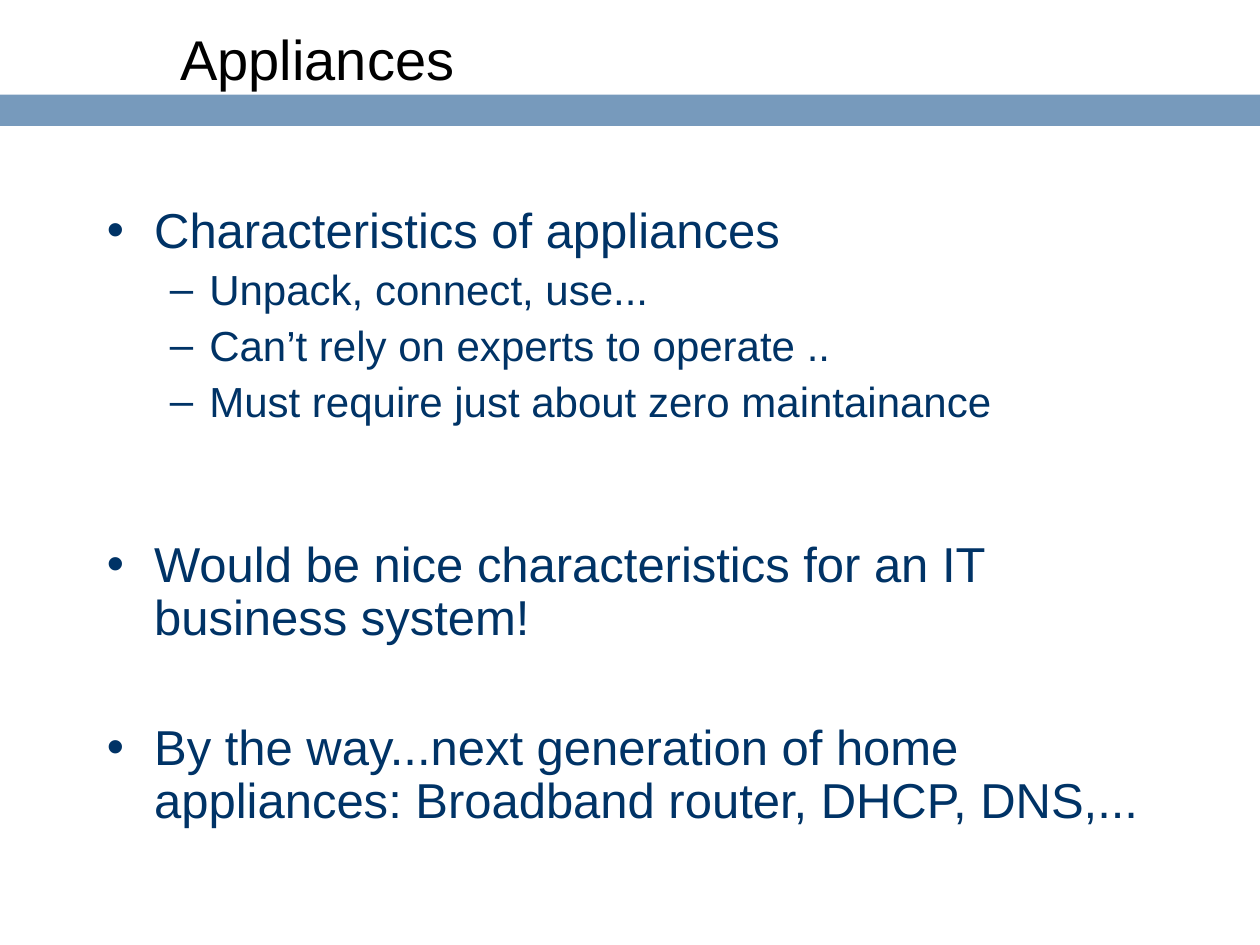
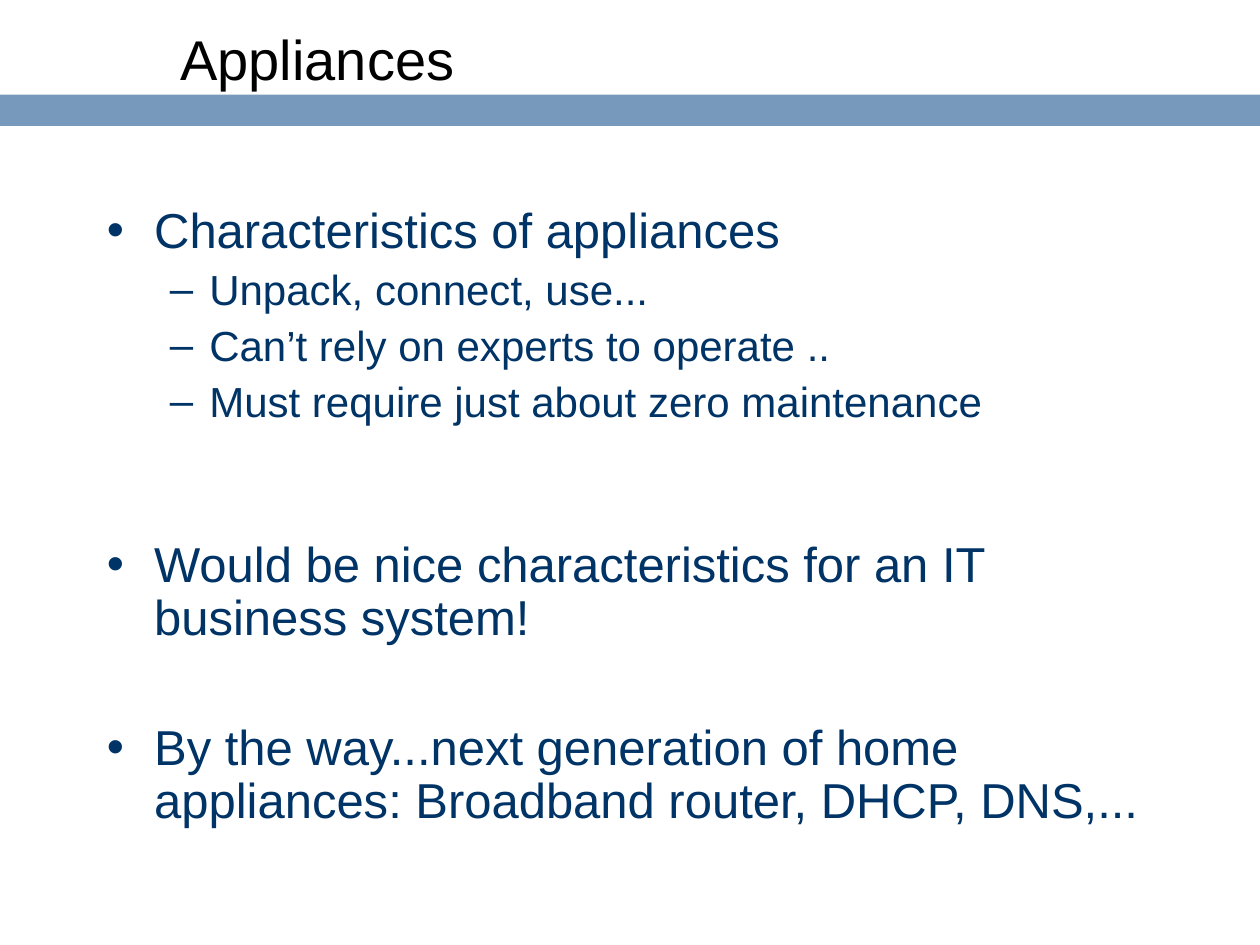
Before and after one commit to ringgaard/sanos, a slide deck: slide 4 of doc/jbox-jaoo.ppt. Drawn at 1260x945 pixels with LibreOffice and Linux fonts; fonts in the diff are those of the drawing; background and template pictures are left out. Boxes give left, top, right and bottom in pixels: in the first picture for what was removed or moved away, otherwise in the second. Text is boxed around its words. In the diff, an @@ line names an element or a change of style, - is before the commit and + after.

```diff
--- a/doc/jbox-jaoo.ppt
+++ b/doc/jbox-jaoo.ppt
@@ text at (209,386,981,425): text changed @@
-  – Must require just about zero maintainance
+  – Must require just about zero maintenance
```
Also in this commit, not shown: 6 other slides changed, 3 other files.
